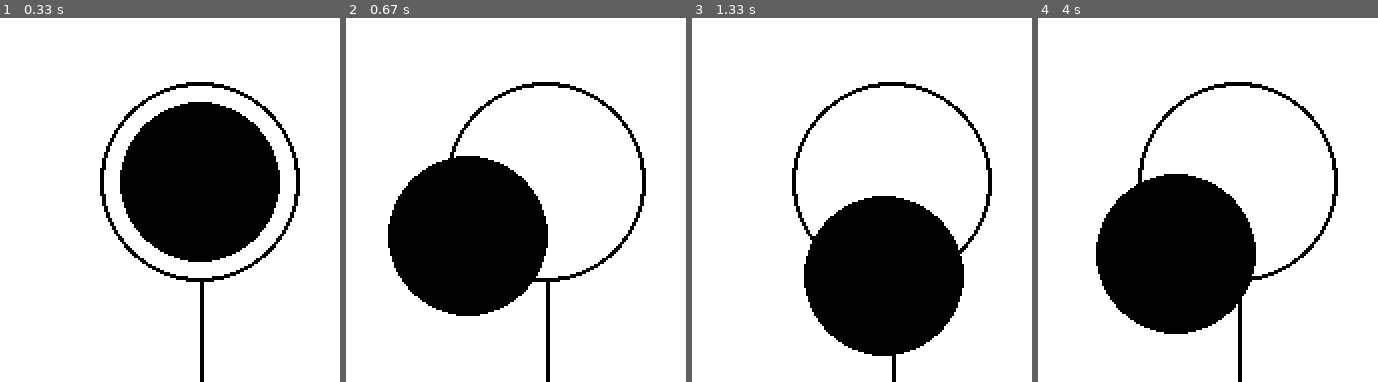
Above: before the commit, frames 1-4 (left to right).
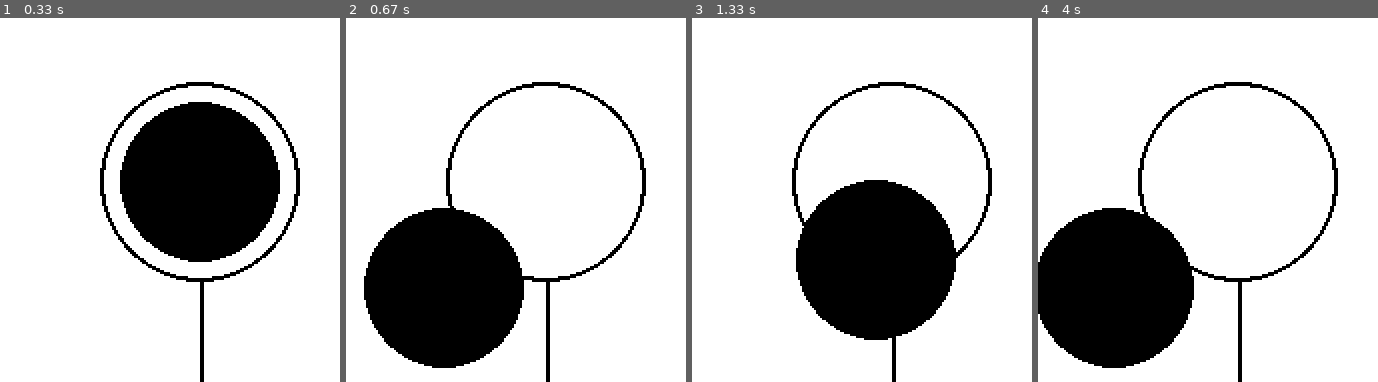
Above: after the commit, the same moments.

Repository: ParimalAhire/Programs
Game: pygame game, started from pygame-code/slingshot.py
Same seed, same stepped clock (60 frames per second), same inputs: the game is played once before the commit and once after it.
Inputs (mouse positions are in pixels of both pictures, inside the frame that each line leads up to):
- Up to frame 1 (0.33 s): no input
- Up to frame 2 (0.67 s): click (outside the picture) at 0.38 s
- Up to frame 3 (1.33 s): click (outside the picture) at 0.72 s; click (outside the picture) at 1.05 s
- Up to frame 4 (4 s): click (outside the picture) at 1.38 s; click (outside the picture) at 1.72 s; click (outside the picture) at 2.05 s; click (outside the picture) at 2.38 s; click (outside the picture) at 2.72 s; click (outside the picture) at 3.05 s; click (outside the picture) at 3.38 s; click (outside the picture) at 3.72 s

Frame 1 is identical in both runs. In frame 2, 14% of the frame differs, in the area x 5-60%, y 37-97%; in frame 3, 4.5%; in frame 4, 17%, in the area x 0-65%, y 42-97%.

Commit message:
code classififcation

Diff:
--- a/slingshot.py
+++ b/pygame-code/slingshot.py
@@ -17,8 +17,8 @@
 #Constants
 FPS = 60
 GRAVITY = 1
-FORCE = 2
-damping_factor = 0.7
+FORCE = 4
+damping_factor = 0.6
 
 #Sling Properties
 slingshot_pos = pygame.Vector2(100, HEIGHT - 100)
--- a/snake/snake.py
+++ b/pygame-code/snake/snake.py
@@ -212,5 +212,55 @@
 		pygame.quit()
 
 #Starting game instance
-game_instance = game(WIDTH,HEIGHT)
-game_instance.start_game()
+#game_instance = game(WIDTH,HEIGHT)
+#game_instance.start_game()
+
+
+running = True
+
+def main_menu():
+    pygame.init()
+    game_instance = game(WIDTH,HEIGHT)
+    screen = pygame.display.set_mode((WIDTH, HEIGHT))
+    pygame.display.set_caption("Main Menu")
+    running = True
+
+
+    font = pygame.font.Font(None, 74)
+    text_play = font.render("Play", True, (255, 0, 0))
+    text_play_rect = text_play.get_rect(center=(WIDTH//2, HEIGHT*0.4))
+    text_quit = font.render("Quit", True, (255, 0, 0))
+    text_quit_rect = text_quit.get_rect(center=(WIDTH//2, HEIGHT*0.6))
+
+    while running:
+
+
+        for event in pygame.event.get():
+            if event.type == pygame.QUIT:
+                running = False
+            if event.type == pygame.MOUSEBUTTONDOWN:
+                if text_play_rect.collidepoint(event.pos):
+                    print("play is clicked pressed")
+                    game_instance.start_game()
+                if text_quit_rect.collidepoint(event.pos):
+                    print("quit button is clicked")
+                    pygame.quit()
+
+        screen.fill((0, 0, 255))
+        screen.blit(text_play, text_play_rect)
+        screen.blit(text_quit, text_quit_rect)
+        rectangle = pygame.Rect(300, 250, 200, 80)
+
+        # Set the border color
+        border_color = (255,255,255)
+
+        pygame.draw.rect(screen, border_color, rectangle, 1)
+
+        rectangle1=pygame.Rect(300,350,200,80)
+        border_color1=(255,255,255)
+        pygame.draw.rect(screen,border_color1,rectangle1,1)
+
+        pygame.display.flip()
+
+main_menu()
+pygame.quit()
Renamed: BallBouncing.py -> pygame-code/BallBouncing.py
Renamed: ColorCd.py -> pygame-code/ColorCd.py
Renamed: KeyCtrl.py -> pygame-code/KeyCtrl.py
Renamed: ballGravity.py -> pygame-code/ballGravity.py
Renamed: snake/images/apple_green_64.png -> pygame-code/snake/images/apple_green_64.png
Renamed: snake/images/apple_red_64.png -> pygame-code/snake/images/apple_red_64.png
Renamed: snake/images/background_game1.png -> pygame-code/snake/images/background_game1.png
Renamed: snake/images/background_game2.png -> pygame-code/snake/images/background_game2.png
Renamed: snake/images/background_game3.png -> pygame-code/snake/images/background_game3.png
Renamed: snake/images/snake_yellow_blob_64.png -> pygame-code/snake/images/snake_yellow_blob_64.png
Renamed: snake/images/snake_yellow_head_64.png -> pygame-code/snake/images/snake_yellow_head_64.png
Renamed: snake/main_menu.py -> pygame-code/snake/main_menu.py
(and 6 more such lines)
